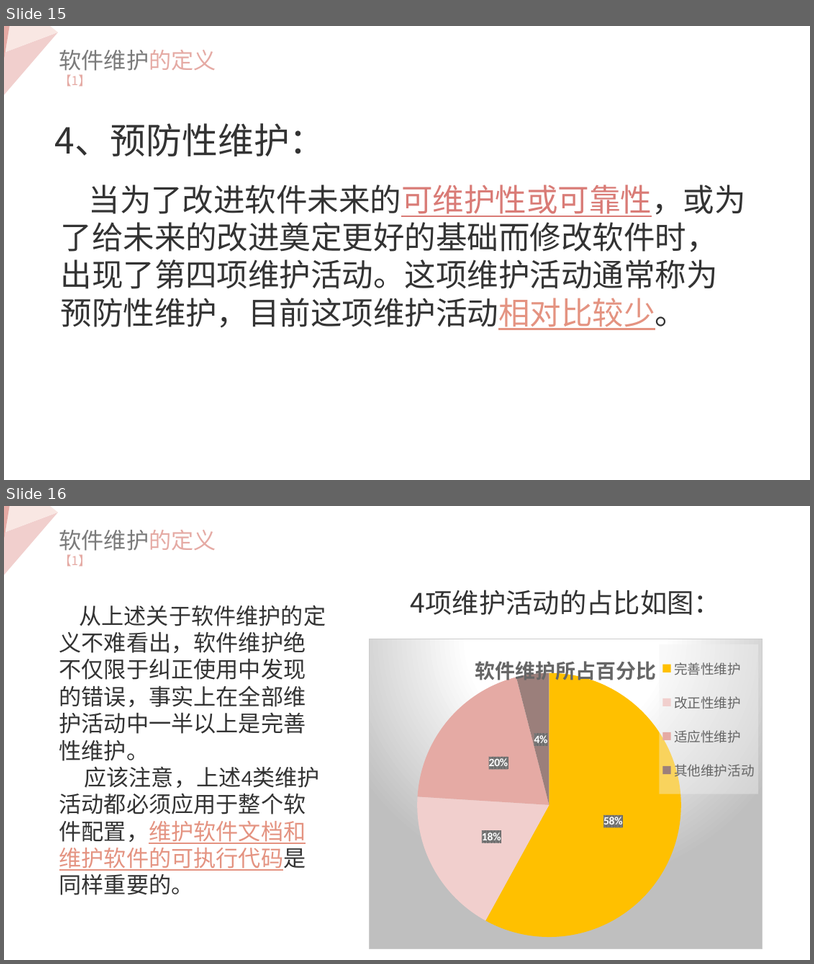
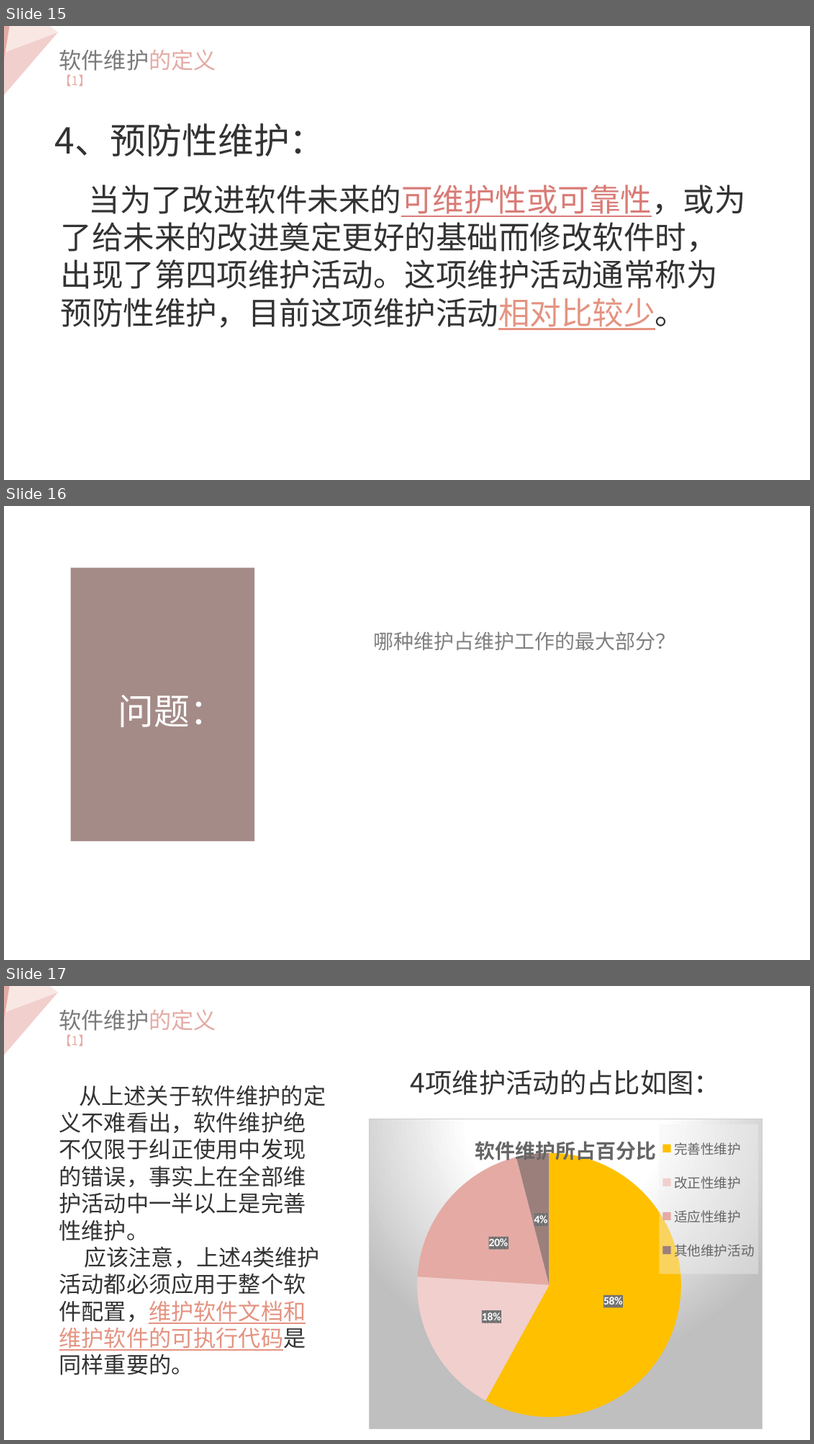
Before and after one commit to Ggiiljj/BALL_Date, a slide deck: 小组作业/SE2019春-G06-软件维护的定义和特点.pptx. Shown one above the other, each under a label of ours: slides 15 and 16 before the commit, slides 15, 16 and 17 after it. The pictures are 814x964 and 814x1444 pixels, drawn with LibreOffice and Linux fonts; fonts in the diff are those of the drawing. Boxes give left, top, right and bottom in pixels: in the first picture for what was removed or moved away, otherwise in the second. Text is boxed around its words. In the diff, an @@ line names an element or a change of style, - is before the commit and + after.

Commit message:
a
a

```diff
--- a/小组作业/SE2019春-G06-软件维护的定义和特点.pptx
+++ b/小组作业/SE2019春-G06-软件维护的定义和特点.pptx
@@ slide 16 added at <box>4,506,810,960</box>, background #FFFFFF @@
@@ rectangle added at <box>71,568,255,842</box>, fill #9B7F7B at 90% opacity @@
@@ text added at <box>373,631,676,650</box>, 18 pt, text #808080 @@
+哪种维护占维护工作的最大部分？
@@ text added at <box>118,695,226,727</box>, 32 pt, text #FFFFFF @@
+问题：
@@ what was slide 16 is now slide 17 @@
```
